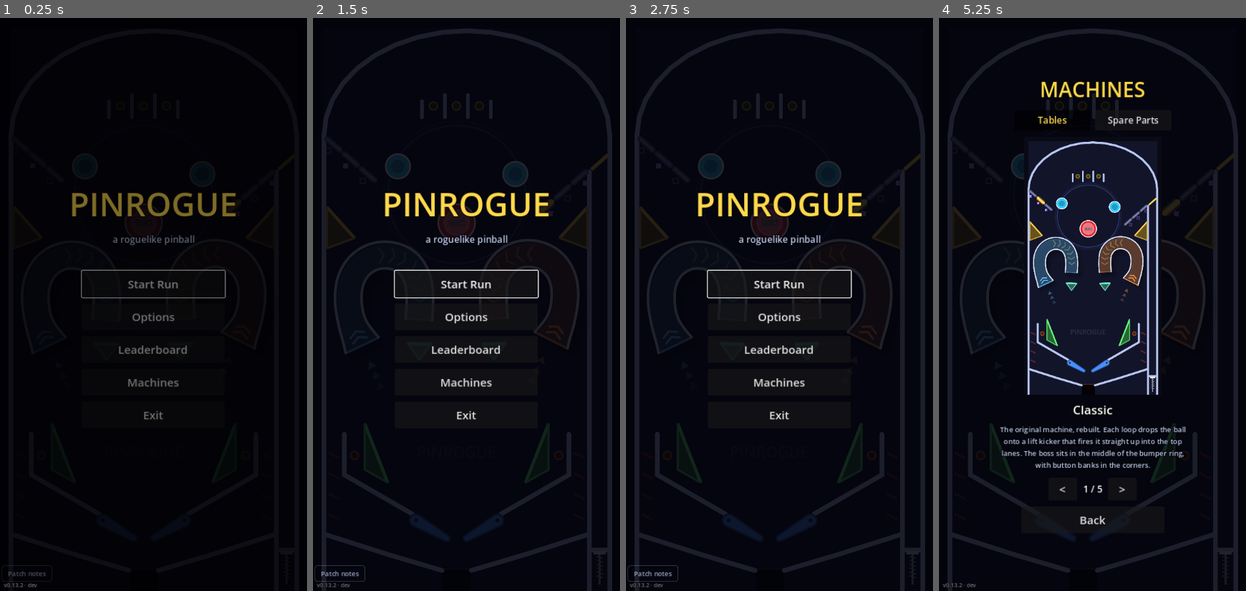
Above: before the commit, frames 1-4 (left to right).
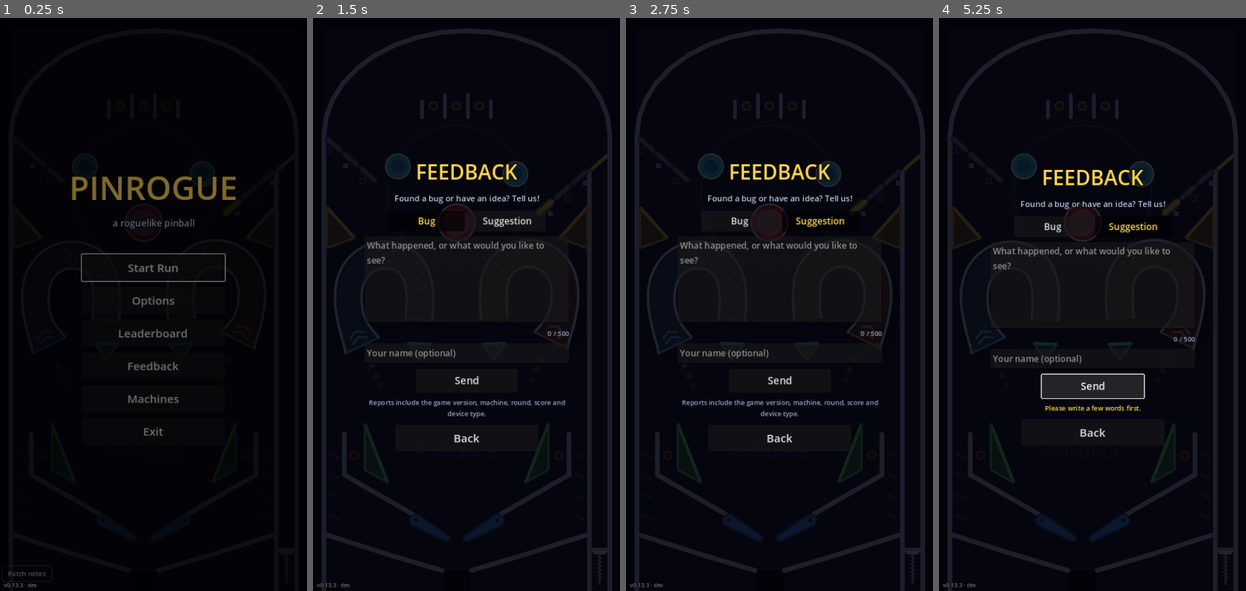
Above: after the commit, the same moments.

Repository: sessaregoAldo/PinRogue
Game: Godot game, scene res://scenes/main_menu.tscn
Two runs of this game, one before a commit and one after it. Both use one fixed random seed, a clock stepped at 60 frames per second and the inputs below.
Inputs (mouse positions are in pixels of both pictures, inside the frame that each line leads up to):
- Up to frame 1 (0.25 s): no input
- Up to frame 2 (1.5 s): click (466, 367) at 0.5 s, where only the run after the commit has a clickable "Feedback"; click (426, 218) at 1.25 s, where only the run after the commit has a clickable "Bug"
- Up to frame 3 (2.75 s): click (819, 218) at 2 s, where only the run after the commit has a clickable "Suggestion"
- Up to frame 4 (5.25 s): click (1092, 378) at 2.75 s, where only the run after the commit has a clickable "Send"; click (1052, 224) at 3.5 s, where only the run after the commit has a clickable "Bug"; click (1132, 224) at 4.25 s, where only the run after the commit has a clickable "Suggestion"; click (1092, 384) at 5 s, where only the run after the commit has a clickable "Send"

The runs differ from the first frame. In frame 1, 3.8% of the frame differs, in the area x 6-77%, y 27-100%; in frame 2, 4.4%; in frame 3, 4.4%; in frame 4, 14%, in the area x 6-84%, y 11-100%.

Commit message:
v0.13.3 (local): in-game feedback form; fix online leaderboard in browsers
- Feedback page (main menu + pause menu): Bug / Suggestion, message up to
  500 chars, optional name; attaches version, machine, round, score and
  platform; 30 s cooldown; keeps the text if sending fails. Sent to a new
  write-only "feedback" table (supabase/feedback.sql).
- Web builds: HTTPRequest.accept_gzip off. The browser already unpacks the
  response, and Godot unpacking it again failed with result 8
  (BODY_DECOMPRESS_FAILED), so the online board never loaded in browsers.

Co-Authored-By: Claude Opus 5.5 <noreply@anthropic.com>

Diff:
--- a/build_info.cfg
+++ b/build_info.cfg
@@ -1,2 +1,2 @@
 [build]
-time="2026-11-09 06:32 UTC"
+time="2026-11-09 23:23 UTC"
--- a/project.godot
+++ b/project.godot
@@ -11,7 +11,7 @@
 [application]
 
 config/name="PinRogue"
-config/version="0.13.2"
+config/version="0.13.3"
 run/main_scene="res://scenes/main_menu.tscn"
 config/features=PackedStringArray("4.3", "GL Compatibility")
 
--- a/scripts/leaderboard.gd
+++ b/scripts/leaderboard.gd
@@ -128,12 +128,25 @@
 	return {"ok": true, "online": false, "error": ""}
 
 
+## Send a bug report or suggestion to the "feedback" table. `data` holds
+## kind, message, name, version, machine, boss_round, score, platform.
+## Returns {ok, error}. Nothing is kept on the device if it fails.
+func submit_feedback(data: Dictionary) -> Dictionary:
+	if not is_online():
+		return {"ok": false, "error": "online features aren't set up"}
+	var res := await _request(HTTPClient.METHOD_POST, "feedback", JSON.stringify(data), ["Prefer: return=minimal"])
+	return {"ok": res["ok"], "error": res["error"]}
+
+
 # --- HTTP -------------------------------------------------------------------------
 
 func _request(method: HTTPClient.Method, path: String, body: String = "",
 		extra_headers: Array = []) -> Dictionary:
 	var http := HTTPRequest.new()
 	http.timeout = TIMEOUT
+	# In a browser the response is already unpacked by the browser itself; letting
+	# Godot unpack it again fails with "network error 8" (BODY_DECOMPRESS_FAILED).
+	http.accept_gzip = not OS.has_feature("web")
 	add_child(http)
 	var headers := PackedStringArray(["apikey: " + key, "Content-Type: application/json", "Accept: application/json"])
 	if key.begins_with("eyJ"): # legacy JWT "anon" keys also go in Authorization
--- a/scripts/main_menu.gd
+++ b/scripts/main_menu.gd
@@ -24,6 +24,8 @@
 var _notes_corner: Button
 var _modes_page: VBoxContainer
 var _notes_page: VBoxContainer
+var _feedback_page: VBoxContainer
+var _feedback: FeedbackPanel
 var _notes_scroll: ScrollContainer
 var _pick_page: VBoxContainer
 var _pick_view: SubViewport
@@ -117,6 +119,8 @@
 		_show_tab(false)
 	elif page == _modes_page:
 		_endless_button.grab_focus()
+	elif page == _feedback_page:
+		_feedback.refresh()
 	elif page == _notes_page:
 		_notes_scroll.scroll_vertical = 0
 	elif page == _pick_page:
@@ -321,6 +325,7 @@
 	_start_button = _button(_main_page, "Start Run", func() -> void: _click_to(_modes_page))
 	_button(_main_page, "Options", func() -> void: _click_to(_options_page))
 	_button(_main_page, "Leaderboard", func() -> void: _click_to(_leaderboard_page))
+	_button(_main_page, "Feedback", func() -> void: _click_to(_feedback_page))
 	if LevelRegistry.count() > 2:
 		_button(_main_page, "Machines", func() -> void: _click_to(_machines_page))
 	if not OS.has_feature("web"): # a browser tab cannot be closed by the game
@@ -372,6 +377,14 @@
 	_parts_scroll.add_child(_build_spare_parts())
 	_machines_page.add_child(_parts_scroll)
 	_button(_machines_page, "Back", _back)
+
+	# Feedback (bug reports and suggestions)
+	_feedback_page = _page(holder)
+	_label(_feedback_page, "FEEDBACK", 40, GOLD)
+	_label(_feedback_page, "Found a bug or have an idea? Tell us!", 16, SOFT)
+	_feedback = FeedbackPanel.new()
+	_feedback_page.add_child(_feedback)
+	_button(_feedback_page, "Back", _back)
 
 	# Patch notes
 	_notes_page = _page(holder)
--- a/scripts/patch_notes.gd
+++ b/scripts/patch_notes.gd
@@ -4,6 +4,15 @@
 ## Keep them short and non-technical. Give each significant update a name.
 
 const NOTES: Array[Dictionary] = [
+	{
+		"version": "0.13.3",
+		"name": "Tell Us!",
+		"date": "Nov 9, 2026",
+		"notes": [
+			"New Feedback button in the main menu and the pause menu: report a bug or suggest an idea without leaving the game.",
+			"The online leaderboard now loads in browsers on phones (it showed \"network error 8\" before).",
+		],
+	},
 	{
 		"version": "0.13.1",
 		"name": "Quality of Life",
--- a/scripts/pause_menu.gd
+++ b/scripts/pause_menu.gd
@@ -11,6 +11,8 @@
 var _scoring_page: VBoxContainer
 var _highscores_page: VBoxContainer
 var _confirm_page: VBoxContainer
+var _feedback_page: VBoxContainer
+var _feedback: FeedbackPanel
 var _resume_button: Button
 var _confirm_yes_button: Button
 var _confirm_title: Label
@@ -75,6 +77,8 @@
 	elif page == _settings_page:
 		_settings.refresh()
 		_settings.focus_first()
+	elif page == _feedback_page:
+		_feedback.refresh()
 	elif page == _highscores_page:
 		_leaderboard.refresh()
 	elif page == _scoring_page:
@@ -269,6 +273,7 @@
 	_make_button(_main_page, "Settings", _on_button(func() -> void: _show_page(_settings_page)))
 	_make_button(_main_page, "Scoring", _on_button(func() -> void: _show_page(_scoring_page)))
 	_make_button(_main_page, "High Scores", _on_button(func() -> void: _show_page(_highscores_page)))
+	_make_button(_main_page, "Feedback", _on_button(func() -> void: _show_page(_feedback_page)))
 	_make_button(_main_page, "Restart", _on_button(func() -> void: _ask_confirm("restart")))
 	_make_button(_main_page, "Main Menu", _on_button(func() -> void: _ask_confirm("menu")))
 	if not OS.has_feature("web"): # a browser tab cannot be closed by the game
@@ -282,6 +287,11 @@
 	_make_button(_highscores_page, "Back", _on_button(_back))
 
 	# Settings page
+	_feedback_page = _make_page(holder, "FEEDBACK")
+	_feedback = FeedbackPanel.new()
+	_feedback_page.add_child(_feedback)
+	_make_button(_feedback_page, "Back", _on_button(_back))
+
 	_settings_page = _make_page(holder, "SETTINGS")
 	_settings = SettingsPanel.new()
 	_settings_page.add_child(_settings)
--- /dev/null
+++ b/scripts/ui/feedback_panel.gd
@@ -0,0 +1,174 @@
+class_name FeedbackPanel
+extends VBoxContainer
+## Bug report / suggestion form. Shared by the pause menu and the main menu.
+## Sends to the online "feedback" table (see Leaderboard.submit_feedback and
+## supabase/feedback.sql) along with the game version, machine, round, score
+## and platform. Players can only send; the developer reads the reports in
+## Supabase > Table Editor > feedback.
+
+const MAX_CHARS := 500
+const MIN_CHARS := 3
+const NAME_MAX := 30
+const COOLDOWN := 30.0
+const WIDTH := 400.0
+
+static var _last_sent_ms: int = -1000000 # shared by every form, for the cooldown
+
+var _bug_button: Button
+var _idea_button: Button
+var _message: TextEdit
+var _count: Label
+var _name: LineEdit
+var _send: Button
+var _status: Label
+var _sending: bool = false
+
+
+func _init() -> void:
+	add_theme_constant_override("separation", 10)
+	custom_minimum_size = Vector2(WIDTH, 0)
+	var kinds := HBoxContainer.new()
+	kinds.alignment = BoxContainer.ALIGNMENT_CENTER
+	kinds.add_theme_constant_override("separation", 8)
+	add_child(kinds)
+	var group := ButtonGroup.new()
+	_bug_button = _kind_button(kinds, "Bug", group)
+	_idea_button = _kind_button(kinds, "Suggestion", group)
+	_bug_button.button_pressed = true
+
+	_message = TextEdit.new()
+	_message.placeholder_text = "What happened, or what would you like to see?"
+	_message.wrap_mode = TextEdit.LINE_WRAPPING_BOUNDARY
+	_message.custom_minimum_size = Vector2(WIDTH, 170)
+	_message.add_theme_font_size_override("font_size", 17)
+	_message.text_changed.connect(_on_text_changed)
+	add_child(_message)
+	_count = _small_label("0 / %d" % MAX_CHARS)
+	_count.horizontal_alignment = HORIZONTAL_ALIGNMENT_RIGHT
+
+	_name = LineEdit.new()
+	_name.placeholder_text = "Your name (optional)"
+	_name.max_length = NAME_MAX
+	_name.custom_minimum_size = Vector2(WIDTH, 40)
+	_name.add_theme_font_size_override("font_size", 17)
+	add_child(_name)
+
+	_send = Button.new()
+	_send.text = "Send"
+	_send.custom_minimum_size = Vector2(200, 46)
+	_send.add_theme_font_size_override("font_size", 20)
+	_send.pressed.connect(_on_send)
+	var row := CenterContainer.new()
+	row.add_child(_send)
+	add_child(row)
+	_status = _small_label("")
+	_status.horizontal_alignment = HORIZONTAL_ALIGNMENT_CENTER
+	_status.autowrap_mode = TextServer.AUTOWRAP_WORD_SMART
+	_status.custom_minimum_size = Vector2(WIDTH, 0)
+
+
+## Call when the page is shown. Keeps an unsent draft.
+func refresh() -> void:
+	if _name.text == "" and Leaderboard.last_name != "":
+		_name.text = Leaderboard.last_name
+	if not _sending:
+		_status.text = "Reports include the game version, machine, round, score and device type."
+		_status.add_theme_color_override("font_color", Color(0.6, 0.65, 0.8))
+	_on_text_changed()
+
+
+func focus_first() -> void:
+	_message.grab_focus()
+
+
+func _process(_delta: float) -> void:
+	# The phone keyboard can change the text without a signal: keep the counter right.
+	if is_visible_in_tree():
+		_on_text_changed()
+
+
+func _on_text_changed() -> void:
+	if _message.text.length() > MAX_CHARS:
+		var caret := _message.get_caret_column()
+		_message.text = _message.text.left(MAX_CHARS)
+		_message.set_caret_column(mini(caret, MAX_CHARS))
+	_count.text = "%d / %d" % [_message.text.length(), MAX_CHARS]
+	_send.disabled = _sending
+
+
+func _on_send() -> void:
+	var text := _message.text.strip_edges()
+	if text.length() < MIN_CHARS:
+		_show_status("Please write a few words first.", Color(1.0, 0.85, 0.3))
+		return
+	var wait := COOLDOWN - (Time.get_ticks_msec() - _last_sent_ms) / 1000.0
+	if wait > 0.0:
+		_show_status("Thanks! You can send another one in %d s." % ceili(wait), Color(1.0, 0.85, 0.3))
+		return
+	_sending = true
+	_send.disabled = true
+	_show_status("Sending...", Color(0.75, 0.8, 0.95))
+	Sfx.play("click")
+	var res: Dictionary = await Leaderboard.submit_feedback({
+		"kind": "bug" if _bug_button.button_pressed else "suggestion",
+		"message": text,
+		"name": _name.text.strip_edges().left(NAME_MAX),
+	}.merged(_context()))
+	_sending = false
+	_send.disabled = false
+	if res["ok"]:
+		_last_sent_ms = Time.get_ticks_msec()
+		_message.text = ""
+		_on_text_changed()
+		_show_status("Thanks! Sent.", Color(0.5, 1.0, 0.6))
+		Sfx.play("ramp_complete")
+	else:
+		_show_status("Couldn't send it (%s). Your text is kept, so you can try again." % res["error"], Color(1.0, 0.5, 0.45))
+
+
+## Where the player is: attached to every report.
+func _context() -> Dictionary:
+	var machine := "main menu"
+	var scene := get_tree().current_scene
+	if scene and "level" in scene and scene.level != null:
+		machine = str(scene.level.level_name)
+	var platform := "web" if OS.has_feature("web") else OS.get_name()
+	for tag in ["web_android", "web_ios", "web_windows", "web_macos", "web_linuxbsd"]:
+		if OS.has_feature(tag):
+			platform = tag
+	if DisplayServer.is_touchscreen_available():
+		platform += " (touch)"
+	return {
+		"version": str(ProjectSettings.get_setting("application/config/version", "?")),
+		"machine": machine,
+		"boss_round": GameManager.boss_round if machine != "main menu" else 0,
+		"score": GameManager.score if machine != "main menu" else 0.0,
+		"platform": platform,
+	}
+
+
+func _show_status(text: String, color: Color) -> void:
+	_status.text = text
+	_status.add_theme_color_override("font_color", color)
+
+
+func _kind_button(parent: Control, text: String, group: ButtonGroup) -> Button:
+	var b := Button.new()
+	b.text = text
+	b.toggle_mode = true
+	b.button_group = group
+	b.custom_minimum_size = Vector2(150, 40)
+	b.add_theme_font_size_override("font_size", 18)
+	b.add_theme_color_override("font_pressed_color", Color(1.0, 0.85, 0.3))
+	b.focus_mode = Control.FOCUS_NONE
+	parent.add_child(b)
+	return b
+
+
+func _small_label(text: String) -> Label:
+	var label := Label.new()
+	label.text = text
+	label.add_theme_font_size_override("font_size", 13)
+	label.add_theme_color_override("font_color", Color(0.6, 0.65, 0.8))
+	add_child(label)
+	return label
Not shown, changed: docs/index.pck
Not shown, added: supabase/feedback.sql
